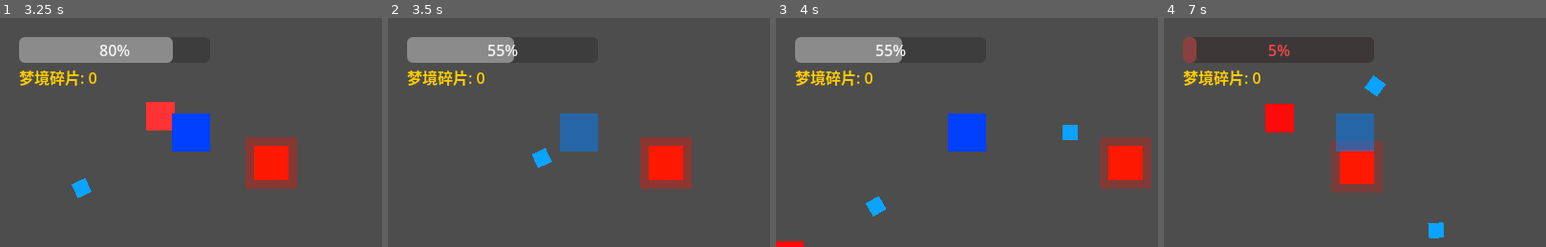
Above: before the commit, frames 1-4 (left to right).
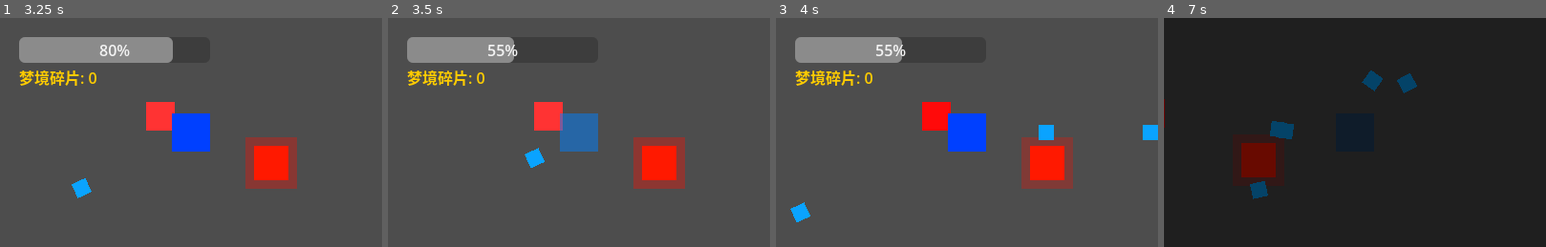
Above: after the commit, the same moments.

Repository: qaz8580111/OneiricDesigner
Game: Godot game, scene res://scenes/core/Main.tscn
Two runs of this game, one before a commit and one after it. Both use one fixed random seed, a clock stepped at 60 frames per second and the inputs below.
Inputs (mouse positions are in pixels of both pictures, inside the frame that each line leads up to):
- Up to frame 1 (3.25 s): click "开始游戏" at 0.5 s; tap Enter (game_confirm) at 1.25, 1.35 s; move the mouse to (171, 178) at 1.27 s; hold W (game_move_up) 1.28-2.78 s; click (171, 178) at 1.42 s; move the mouse to (305, 166) at 2.02 s; tap E (game_interact) at 2.1 s; move the mouse to (76, 98) at 2.77 s; hold A (game_move_left) from 2.78 s (still down); click (76, 98) at 2.85 s
- Up to frame 2 (3.5 s): keep holding A (game_move_left)
- Up to frame 3 (4 s): keep holding A (game_move_left); move the mouse to (986, 132) at 3.52 s; tap Enter (game_confirm) at 3.6 s; click (986, 132) at 3.67 s
- Up to frame 4 (7 s): move the mouse to (1297, 75) at 4.27 s; release A (game_move_left) at 4.28 s; hold S (game_move_down) 4.28-5.03 s; tap E (game_interact) at 4.35, 6.6 s; move the mouse to (1439, 121) at 5.02 s; hold D (game_move_right) 5.03-5.78 s; click (1439, 121) at 5.1 s; move the mouse to (1278, 143) at 5.77 s; hold W (game_move_up) 5.78-6.53 s; tap Enter (game_confirm) at 5.85 s; click (1278, 143) at 5.92 s; move the mouse to (1393, 82) at 6.52 s; hold D (game_move_right) from 6.53 s (still down)

Frame 1 is identical in both runs. In frame 2, 2.5% of the frame differs, in the area x 35-80%, y 36-75%; in frame 3, 8.4%; in frame 4, 100%, in the area x 0-100%, y 0-100%.

Commit message:
增加攻击特效

Diff:
--- /dev/null
+++ b/data/bullet/effect/frozen_effect.tres
@@ -0,0 +1,11 @@
+[gd_resource type="Resource" load_steps=2 format=3]
+
+[ext_resource type="Script" path="res://scripts/resources/bullet/effects/FrozenEffect.gd" id="1"]
+
+[resource type="FrozenEffect" script_class="FrozenEffect"]
+script = ExtResource("1")
+effect_id = "frozen"
+trigger_type = 0
+freeze_duration = 2.0
+speed_reduction = 0.3
+freeze_color = Color(0.5, 0.8, 1.0, 0.5)
--- /dev/null
+++ b/data/bullet/enemy_elite_bullet.tres
@@ -0,0 +1,10 @@
+[gd_resource type="Resource" load_steps=2 format=3]
+
+[ext_resource type="Script" path="res://scripts/resources/bullet/BulletData.gd" id="1"]
+
+[resource type="BulletData" script_class="BulletData"]
+script = ExtResource("1")
+damage = 25
+speed = 250.0
+form = null
+effects = []
--- /dev/null
+++ b/data/bullet/form/frozen_bullet_form.tres
@@ -0,0 +1,10 @@
+[gd_resource type="Resource" load_steps=2 format=3]
+
+[ext_resource type="Script" path="res://scripts/resources/bullet/BulletForm.gd" id="1"]
+
+[resource type="BulletForm" script_class="BulletForm"]
+script = ExtResource("1")
+form_id = "frozen"
+collision_radius = 10.0
+placeholder_color = Color(0.2, 0.8, 1.0, 1.0)
+placeholder_size = Vector2(20, 20)
--- /dev/null
+++ b/data/bullet/player_default_bullet.tres
@@ -0,0 +1,10 @@
+[gd_resource type="Resource" load_steps=2 format=3]
+
+[ext_resource type="Script" path="res://scripts/resources/bullet/BulletData.gd" id="1"]
+
+[resource type="BulletData" script_class="BulletData"]
+script = ExtResource("1")
+damage = 1
+speed = 500.0
+form = null
+effects = []
--- /dev/null
+++ b/data/bullet/player_frozen_bullet.tres
@@ -0,0 +1,14 @@
+[gd_resource type="Resource" load_steps=4 format=3]
+
+[ext_resource type="Script" path="res://scripts/resources/bullet/FrozenBulletData.gd" id="1"]
+[ext_resource type="BulletForm" path="res://data/bullet/form/frozen_bullet_form.tres" id="2"]
+[ext_resource type="FrozenEffect" path="res://data/bullet/effect/frozen_effect.tres" id="3"]
+
+[resource type="FrozenBulletData" script_class="FrozenBulletData"]
+script = ExtResource("1")
+damage = 2
+speed = 500.0
+form = ExtResource("2")
+effects = [ExtResource("3")]
+damage_multiplier = 0.5
+speed_multiplier = 0.9
--- a/data/enemy/elite_enemy_data.tres
+++ b/data/enemy/elite_enemy_data.tres
@@ -1,35 +1,22 @@
-[gd_resource type="EnemyData" load_steps=1 format=3]
+[gd_resource type="Resource" load_steps=3 format=3]
 
-# ========== 精英敌人配置数据 ==========
-# 对应脚本: res://scripts/resources/enemy/EnemyData.gd
-# 职责：定义精英敌人的所有行为和属性参数，包括移动、攻击、外观等
+[ext_resource type="Script" path="res://scripts/resources/enemy/EnemyData.gd" id="1"]
+[ext_resource type="BulletData" path="res://data/bullet/enemy_elite_bullet.tres" id="2"]
 
-[resource]
-# 敌人唯一ID - 用于脚本中识别和生成此类型敌人
+[resource type="EnemyData" script_class="EnemyData"]
+script = ExtResource("1")
 enemy_id = "elite_001"
-# 敌人显示名称 - UI中显示的敌人名称（带精英标记）
 enemy_name = "Elite Enemy"
-# 敌人移动速度（180像素/秒）- CHASE状态下的移动速度
 speed = 180.0
-# 敌人漫游速度（100像素/秒）- WANDER状态下的随机移动速度
 wander_speed = 100.0
-# 漫游间隔（3秒）- WANDER状态下每次改变方向的时间间隔
 wander_interval = 3.0
-# 最大生命值（20点）- 精英敌人比普通敌人更耐打
 max_health = 20
-# 攻击伤害（25点）- 精英敌人攻击造成的伤害值
 damage = 25
-# 检测范围（500像素）- 敌人能发现玩家的最大距离
 detection_range = 500.0
-# 攻击范围（200像素）- 敌人进入此范围后开始攻击
 attack_range = 200.0
-# 攻击冷却（0.8秒）- 每次攻击后需要等待的时间
 attack_cooldown = 0.8
-# 占位颜色（橙色）- 无纹理时的显示颜色，区分精英与普通敌人
 placeholder_color = Color(1, 0.5, 0, 1)
-# 占位尺寸（36x36像素）- 无纹理时的精灵大小
 placeholder_size = Vector2(36, 36)
-# 是否精英敌人 - true表示此敌人为精英类型，掉落更好的物品
 is_elite = true
-# 精英前缀标记 - 显示在敌人名称前的特殊符号
 elite_prefix = "★"
+bullet_data = ExtResource("2")
--- a/data/items/drop_elite_buff.tres
+++ b/data/items/drop_elite_buff.tres
@@ -1,21 +1,13 @@
-[gd_resource type="DropItem" load_steps=1 format=3]
+[gd_resource type="Resource" load_steps=2 format=3]
 
-# ========== 精英掉落物配置 - 攻击增益 ==========
-# 对应脚本: res://scripts/resources/items/DropItem.gd
-# 职责：定义精英敌人掉落的攻击增益物品属性
+[ext_resource type="Script" path="res://scripts/resources/items/DropItem.gd" id="1"]
 
-[resource]
-# 物品唯一ID - 用于脚本中识别和处理此物品
+[resource type="DropItem" script_class="DropItem"]
+script = ExtResource("1")
 item_id = "elite_buff_attack"
-# 物品显示名称 - UI中显示的物品名称
 item_name = "Power Boost"
-# 物品类型（4=BUFF）- 0:DREAM_FRAGMENT 1:HEALTH 2:WEAPON 3:ITEM 4:BUFF
 item_type = 4
-# 物品数值（攻击加成5点）- BUFF类型表示增益数值
 value = 5
-# 掉落概率（30%）- 精英敌人死亡后掉落此物品的概率
 drop_chance = 0.3
-# 是否稀有物品 - 稀有物品会有特殊视觉效果
 is_rare = true
-# 是否自动吸附 - false表示需要玩家按E/空格手动拾取
 auto_adsorb = false
--- a/data/items/drop_elite_fragment.tres
+++ b/data/items/drop_elite_fragment.tres
@@ -1,21 +1,13 @@
-[gd_resource type="DropItem" load_steps=1 format=3]
+[gd_resource type="Resource" load_steps=2 format=3]
 
-# ========== 精英掉落物配置 - 大型梦境碎片 ==========
-# 对应脚本: res://scripts/resources/items/DropItem.gd
-# 职责：定义精英敌人掉落的大型梦境碎片属性
+[ext_resource type="Script" path="res://scripts/resources/items/DropItem.gd" id="1"]
 
-[resource]
-# 物品唯一ID - 用于脚本中识别和处理此物品
+[resource type="DropItem" script_class="DropItem"]
+script = ExtResource("1")
 item_id = "elite_fragment"
-# 物品显示名称 - UI中显示的物品名称
 item_name = "Large Dream Fragment"
-# 物品类型（0=DREAM_FRAGMENT）- 0:DREAM_FRAGMENT 1:HEALTH 2:WEAPON 3:ITEM 4:BUFF
 item_type = 0
-# 物品数值（20个碎片）- DREAM_FRAGMENT类型表示获得的碎片数量
 value = 20
-# 掉落概率（80%）- 精英敌人死亡后掉落此物品的概率
 drop_chance = 0.8
-# 是否稀有物品 - 非稀有物品，普通视觉效果（金色）
 is_rare = false
-# 是否自动吸附 - true表示接触玩家自动拾取
 auto_adsorb = true
--- a/data/items/drop_elite_health.tres
+++ b/data/items/drop_elite_health.tres
@@ -1,21 +1,13 @@
-[gd_resource type="DropItem" load_steps=1 format=3]
+[gd_resource type="Resource" load_steps=2 format=3]
 
-# ========== 精英掉落物配置 - 大型生命包 ==========
-# 对应脚本: res://scripts/resources/items/DropItem.gd
-# 职责：定义精英敌人掉落的大型生命恢复物品属性
+[ext_resource type="Script" path="res://scripts/resources/items/DropItem.gd" id="1"]
 
-[resource]
-# 物品唯一ID - 用于脚本中识别和处理此物品
+[resource type="DropItem" script_class="DropItem"]
+script = ExtResource("1")
 item_id = "elite_health"
-# 物品显示名称 - UI中显示的物品名称
 item_name = "Large Health Pack"
-# 物品类型（1=HEALTH）- 0:DREAM_FRAGMENT 1:HEALTH 2:WEAPON 3:ITEM 4:BUFF
 item_type = 1
-# 物品数值（恢复30点血量）- HEALTH类型表示恢复血量值
 value = 30
-# 掉落概率（60%）- 精英敌人死亡后掉落此物品的概率
 drop_chance = 0.6
-# 是否稀有物品 - 非稀有物品，普通视觉效果
 is_rare = false
-# 是否自动吸附 - true表示接触玩家自动拾取
 auto_adsorb = true
--- a/data/player/default_core_health_data.tres
+++ b/data/player/default_core_health_data.tres
@@ -1,17 +1,11 @@
-[gd_resource type="CoreHealthData" load_steps=1 format=3]
+[gd_resource type="Resource" load_steps=2 format=3]
 
-# ========== 玩家核心血量配置 ==========
-# 对应脚本: res://scripts/resources/player/CoreHealthData.gd
-# 注意: Godot编辑器重新保存此文件时可能会剥离 # 注释
+[ext_resource type="Script" path="res://scripts/resources/player/CoreHealthData.gd" id="1"]
 
-[resource]
-# 核心血量上限（默认100点）- 玩家总血量，护盾耗尽后扣除此值
+[resource type="CoreHealthData" script_class="CoreHealthData"]
+script = ExtResource("1")
 max_hp = 100.0
-# 红血预警阈值（默认0.3，即30%）- 低于此百分比触发警示
 critical_threshold = 0.3
-# 核心受击后无敌帧时长（默认0.5秒）- 避免连续受击瞬间死亡
 invincible_duration = 0.5
-# 死亡特效（PackedScene）- 血量归零播放的粒子效果
 death_vfx = null
-# 红血警示音效（AudioStream）- 进入红血状态播放的音效
 critical_sfx = null
--- a/data/player/default_shield_data.tres
+++ b/data/player/default_shield_data.tres
@@ -1,23 +1,14 @@
-[gd_resource type="ShieldData" load_steps=1 format=3]
+[gd_resource type="Resource" load_steps=2 format=3]
 
-# ========== 护盾配置数据 ==========
-# 对应脚本: res://scripts/resources/player/ShieldData.gd
-# 职责：定义护盾系统的所有配置参数，包括护盾段数、恢复逻辑、视觉表现等
+[ext_resource type="Script" path="res://scripts/resources/player/ShieldData.gd" id="1"]
 
-[resource]
-# 最大护盾段数（默认3段）- 护盾的总段数，每段有独立血量
+[resource type="ShieldData" script_class="ShieldData"]
+script = ExtResource("1")
 max_segments = 3
-# 每段护盾血量（默认10点）- 单段护盾能承受的伤害值
 segment_hp = 10.0
-# 护盾恢复延迟时间（默认5秒）- 受击后需等待此时间才开始恢复
 regen_delay = 5.0
-# 护盾恢复间隔（默认1.5秒）- 每间隔此时间恢复一段护盾
 regen_interval = 1.5
-# 护盾破碎特效（PackedScene）- 护盾完全破碎时播放的粒子效果
 break_vfx = null
-# 护盾受击音效（AudioStream）- 护盾承受伤害时播放的音效
 hit_sfx = null
-# 护盾完整时颜色（青色）- 护盾满血状态下的显示颜色
 color_full = Color(0, 1, 1, 1)
-# 护盾低血量时颜色（橙色）- 护盾仅剩一段时的警示颜色
 color_low = Color(1, 0.666667, 0, 1)
--- a/scenes/gameplay/GameWorld.tscn
+++ b/scenes/gameplay/GameWorld.tscn
@@ -14,12 +14,15 @@
 ; ==============================================================================
 
 [ext_resource type="Script" path="res://scripts/entities/GameWorld.gd" id="1_world"]
+[ext_resource type="BulletData" path="res://data/bullet/player_default_bullet.tres" id="2_playerbullet"]
 
 ; ------------------------------ 根节点 ------------------------------
 ; GameWorld (Node2D) - 游戏世界根节点
 ; 作为所有游戏实体的父容器，提供统一的坐标空间
+; default_bullet_data: 玩家发射子弹的默认配置（引用资源文件）
 [node name="GameWorld" type="Node2D"]
 script = ExtResource("1_world")
+default_bullet_data = ExtResource("2_playerbullet")
 
 ; ------------------------------ 背景 ------------------------------
 ; Background (ColorRect) - 游戏背景
--- a/scenes/gameplay/Player.tscn
+++ b/scenes/gameplay/Player.tscn
@@ -32,6 +32,7 @@
 [ext_resource type="Script" path="res://scripts/components/PlayerHealthController.gd" id="2_controller"]
 [ext_resource type="Script" path="res://scripts/components/ShieldComponent.gd" id="3_shield"]
 [ext_resource type="Script" path="res://scripts/components/CoreHealthComponent.gd" id="4_core"]
+[ext_resource type="BulletData" path="res://data/bullet/player_default_bullet.tres" id="5_bullet"]
 
 ; 物理碰撞体形状 - 用于角色移动和碰撞检测（半径20像素）
 [sub_resource type="CircleShape2D" id="CircleShape2D_1"]
@@ -45,11 +46,13 @@
 ; Player (CharacterBody2D) - 玩家物理角色根节点
 ; 碰撞层：1（玩家层），碰撞掩码：1+2（检测玩家层和敌人层，实现物理碰撞排斥）
 ; 所属组：player（用于查找玩家引用）
+; bullet_data：玩家发射子弹的配置数据（引用资源文件）
 [node name="Player" type="CharacterBody2D"]
 script = ExtResource("1_player")
 collision_layer = 1
 collision_mask = 3
 groups = PackedStringArray("player")
+bullet_data = ExtResource("5_bullet")
 
 ; ------------------------------ 外观与碰撞 ------------------------------
 ; Sprite2D - 玩家外观显示
--- a/scripts/entities/Bullet.gd
+++ b/scripts/entities/Bullet.gd
@@ -184,8 +184,8 @@
 	## 标记已命中，防止重复伤害
 	_has_hit = true
 
-	## 尝试直接调用take_damage方法
-	var damage_amount: float = _bullet_data.damage if _bullet_data else 10.0
+	## 调用目标的take_damage方法（使用get_final_damage获取最终伤害，支持扩展）
+	var damage_amount: float = _bullet_data.get_final_damage() if _bullet_data else 10.0
 	if body.has_method("take_damage"):
 		body.call("take_damage", damage_amount)
 		hit.emit(self, body)
@@ -223,8 +223,8 @@
 	## 标记已命中，防止重复伤害
 	_has_hit = true
 
-	## 尝试直接调用take_damage方法
-	var damage_amount: float = _bullet_data.damage if _bullet_data else 10.0
+	## 调用目标的take_damage方法（使用get_final_damage获取最终伤害，支持扩展）
+	var damage_amount: float = _bullet_data.get_final_damage() if _bullet_data else 10.0
 	if target.has_method("take_damage"):
 		target.call("take_damage", damage_amount)
 		hit.emit(self, target)
--- a/scripts/entities/Enemy.gd
+++ b/scripts/entities/Enemy.gd
@@ -422,6 +422,34 @@
 	if is_instance_valid(sprite):
 		sprite.modulate = _original_color
 
+## 应用减速效果（用于冰冻等控制技能）
+## 参数：duration - 减速持续时间（秒）
+##       speed_multiplier - 速度系数（0.3表示速度变为30%）
+##       effect_color - 效果颜色（用于改变敌人外观）
+func apply_slowdown(duration: float, speed_multiplier: float, effect_color: Color) -> void:
+	## 保存原始速度
+	var original_speed: float = speed
+	var original_wander_speed: float = wander_speed
+
+	## 应用减速
+	speed *= speed_multiplier
+	wander_speed *= speed_multiplier
+
+	## 改变敌人颜色显示效果
+	if sprite != null:
+		sprite.modulate = effect_color
+
+	## 等待持续时间结束
+	await get_tree().create_timer(duration).timeout
+
+	## 恢复原始速度
+	speed = original_speed
+	wander_speed = original_wander_speed
+
+	## 恢复原始颜色
+	if sprite != null:
+		sprite.modulate = _original_color
+
 ## 敌人死亡逻辑
 func _die() -> void:
 	## 获取敌人掉落道具列表（根据概率计算）
--- a/scripts/entities/GameWorld.gd
+++ b/scripts/entities/GameWorld.gd
@@ -311,8 +311,8 @@
 ## ========== 子弹系统 ==========
 
 ## 玩家发射子弹时的回调（响应player.shot信号）
-## 参数：position - 子弹发射位置，direction - 子弹飞行方向
-func _on_player_shot(position: Vector2, direction: Vector2) -> void:
+## 参数：position - 子弹发射位置，direction - 子弹飞行方向，bullet_data - 玩家配置的子弹数据
+func _on_player_shot(position: Vector2, direction: Vector2, bullet_data: BulletDataClass) -> void:
 	## 实例化子弹节点
 	var bullet: Area2D = BULLET_SCENE.instantiate()
 	## 将子弹添加到场景树中
@@ -320,11 +320,16 @@
 	## 设置子弹发射位置
 	bullet.global_position = position
 
-	## 复制默认子弹数据（每个子弹独立一份，避免共享数据被修改）
-	var bullet_data: BulletDataClass = default_bullet_data.duplicate()
+	## 使用玩家传递的子弹数据，如果为空则使用默认子弹数据
+	var bullet_data_to_use: BulletDataClass = bullet_data
+	if bullet_data_to_use == null:
+		bullet_data_to_use = default_bullet_data
+
+	## 复制子弹数据（每个子弹独立一份，避免共享数据被修改）
+	var bullet_data_copy: BulletDataClass = bullet_data_to_use.duplicate()
 	## 设置子弹数据
 	if bullet.has_method("set_bullet_data"):
-		bullet.set_bullet_data(bullet_data)
+		bullet.set_bullet_data(bullet_data_copy)
 
 	## 设置子弹飞行方向
 	bullet.set_direction(direction)
@@ -341,20 +346,8 @@
 ## 子弹命中目标时的回调（响应bullet.hit信号）
 ## 参数：bullet - 命中的子弹实例，target - 被命中的目标节点
 func _on_bullet_hit(bullet: Area2D, target: Node2D) -> void:
-	## 如果目标没有take_damage方法，直接返回
-	if not target.has_method("take_damage"):
-		return
-
-	## 默认伤害为1
-	var damage: int = 1
-	## 如果子弹有子弹数据，获取最终伤害值
-	if bullet != null and bullet.has_method("get_bullet_data"):
-		var bullet_data: BulletDataClass = bullet.get_bullet_data()
-		if bullet_data != null:
-			damage = bullet_data.get_final_damage()
-
-	## 调用目标的take_damage方法造成伤害
-	target.take_damage(damage)
+	## 伤害计算已在Bullet.gd中完成，此处仅做额外逻辑处理
+	pass
 
 ## 子弹销毁时的回调（响应bullet.destroyed信号）
 ## 参数：bullet - 被销毁的子弹实例
--- a/scripts/entities/Player.gd
+++ b/scripts/entities/Player.gd
@@ -3,6 +3,11 @@
 ## 继承：CharacterBody2D（Godot 4的2D物理角色节点）
 extends CharacterBody2D
 
+## ========== 预加载资源（避免运行时加载延迟） ==========
+
+## 子弹数据资源类，用于配置子弹属性（伤害、速度、形态、特效等）
+const BulletDataClass = preload("res://scripts/resources/bullet/BulletData.gd")
+
 ## ========== 导出变量（编辑器可配置） ==========
 
 ## 玩家移动速度（像素/秒）
@@ -11,6 +16,9 @@
 ## 射击冷却时间（秒），控制射速
 @export var shoot_cooldown: float = 0.2
 
+## 玩家子弹配置（决定子弹伤害、速度、形态、特效等）
+@export var bullet_data: BulletDataClass = null
+
 ## ========== 节点引用（使用 @onready 延迟初始化） ==========
 
 ## 玩家精灵节点，用于显示玩家外观
@@ -45,8 +53,8 @@
 ## ========== 信号定义（用于与其他节点通信） ==========
 
 ## 玩家发射子弹时发出此信号
-## 参数：position - 子弹发射位置，direction - 子弹飞行方向
-signal shot(position: Vector2, direction: Vector2)
+## 参数：position - 子弹发射位置，direction - 子弹飞行方向，bullet_data - 子弹配置数据
+signal shot(position: Vector2, direction: Vector2, bullet_data: BulletDataClass)
 
 ## 梦境碎片数量变化时发出此信号
 ## 参数：amount - 当前梦境碎片总数
@@ -159,8 +167,8 @@
 	var mouse_pos: Vector2 = get_global_mouse_position()
 	## 计算从玩家位置指向鼠标位置的方向向量并归一化
 	var direction: Vector2 = (mouse_pos - global_position).normalized()
-	## 发出shot信号，通知GameWorld创建子弹（数据传递：发射位置和方向）
-	shot.emit(global_position, direction)
+	## 发出shot信号，通知GameWorld创建子弹（包含子弹配置数据）
+	shot.emit(global_position, direction, bullet_data)
 
 ## ========== 血量与伤害系统 ==========
 
--- /dev/null
+++ b/scripts/resources/bullet/FrozenBulletData.gd
@@ -0,0 +1,25 @@
+## FrozenBulletData.gd - 冰冻子弹数据子类
+## 职责：实现伤害减少50%、速度减少10%的百分比修正逻辑
+## 继承：BulletData（子弹数据基类）
+## 使用场景：创建冰冻系子弹配置，可通过编辑器配置额外属性
+extends BulletData
+
+## ========== 百分比修正属性（编辑器可配置） ==========
+
+## 伤害修正系数（0.5表示减少50%）
+@export var damage_multiplier: float = 0.5
+
+## 速度修正系数（0.9表示减少10%）
+@export var speed_multiplier: float = 0.9
+
+## ========== 核心方法（重写扩展插槽） ==========
+
+## 获取实际伤害值（重写基类方法）
+## 实现：基础伤害 * 伤害修正系数
+func get_final_damage() -> int:
+	return int(damage * damage_multiplier)
+
+## 获取实际飞行速度（重写基类方法）
+## 实现：基础速度 * 速度修正系数
+func get_final_speed() -> float:
+	return speed * speed_multiplier
--- /dev/null
+++ b/scripts/resources/bullet/effects/FrozenEffect.gd
@@ -0,0 +1,35 @@
+## FrozenEffect.gd - 冰冻特效类
+## 职责：实现子弹命中目标后的冰冻效果（减速敌人移动速度）
+## 继承：BulletEffect（子弹特效基类）
+## 使用场景：在BulletData的effects数组中添加此特效，命中时自动触发
+extends BulletEffect
+
+## ========== 冰冻特效属性（编辑器可配置） ==========
+
+## 冰冻持续时间（秒）
+@export var freeze_duration: float = 2.0
+
+## 冰冻减速系数（0.3表示敌人移动速度变为原来的30%）
+@export var speed_reduction: float = 0.3
+
+## 冰冻颜色（用于改变敌人外观）
+@export var freeze_color: Color = Color(0.5, 0.8, 1.0, 0.5)
+
+## ========== 核心方法（重写扩展插槽） ==========
+
+## 应用冰冻特效（重写基类方法）
+## 触发时机：ON_HIT（命中敌人时）
+## 参数：bullet - 发射该特效的子弹实例
+##       target - 被命中的敌人节点
+##       context - 额外上下文数据（如命中位置、伤害值等）
+func apply(bullet: Node2D, target: Node2D = null, context: Dictionary = {}) -> void:
+	if target == null:
+		return
+
+	## 检查目标是否有移动速度属性和减速方法
+	if not target.has_method("apply_slowdown"):
+		push_warning("目标节点 %s 不支持冰冻效果（缺少apply_slowdown方法）" % target.name)
+		return
+
+	## 应用冰冻减速效果
+	target.apply_slowdown(freeze_duration, speed_reduction, freeze_color)
Not shown: 1 places in scenes/gameplay/GameWorld.tscn that only renumber resources
Not shown: 1 places in scenes/gameplay/Player.tscn that only renumber resources
